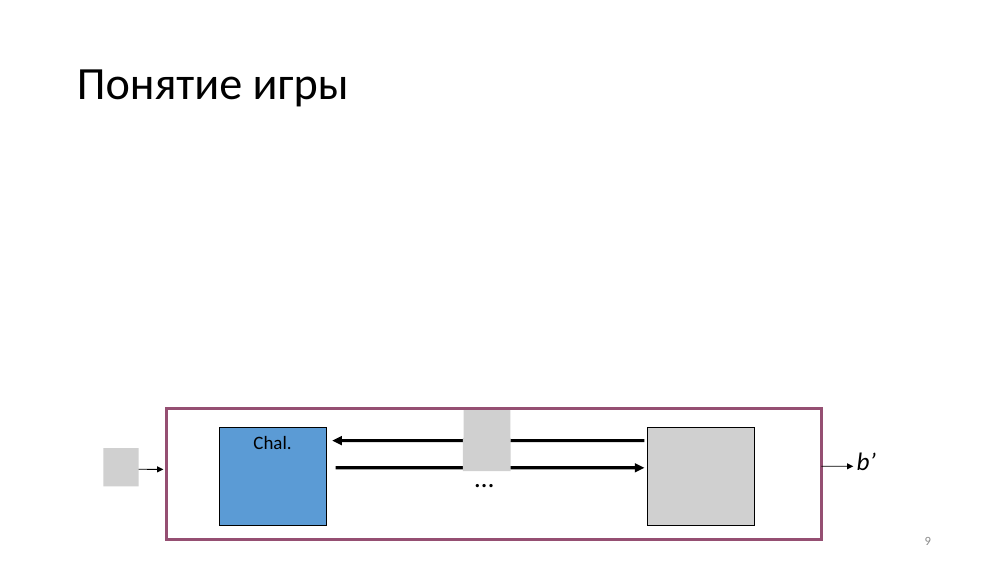
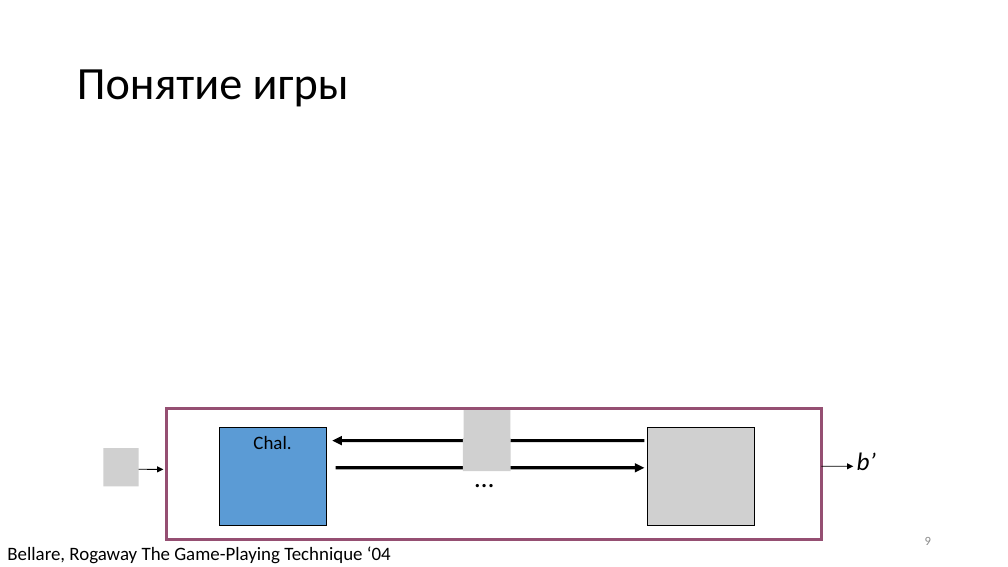
Before and after one commit to CryptoCourse/CryptoLectures, a slide deck: slide 9 of Lectures/Lecture1-b.pptx. Drawn at 1008x567 pixels with LibreOffice and Linux fonts; fonts in the diff are those of the drawing; grey boxes stand for pictures. Boxes give left, top, right and bottom in pixels: in the first picture for what was removed or moved away, otherwise in the second. Text is boxed around its words. In the diff, an @@ line names an element or a change of style, - is before the commit and + after.

```diff
--- a/Lectures/Lecture1-b.pptx
+++ b/Lectures/Lecture1-b.pptx
@@ text added at bbox=[7, 546, 391, 564], 18 pt, text #000000 @@
+Bellare, Rogaway The Game-Playing Technique ‘04
```
Also in this commit, not shown: 1 other slide changed, 2 slides added, 7 other files.
